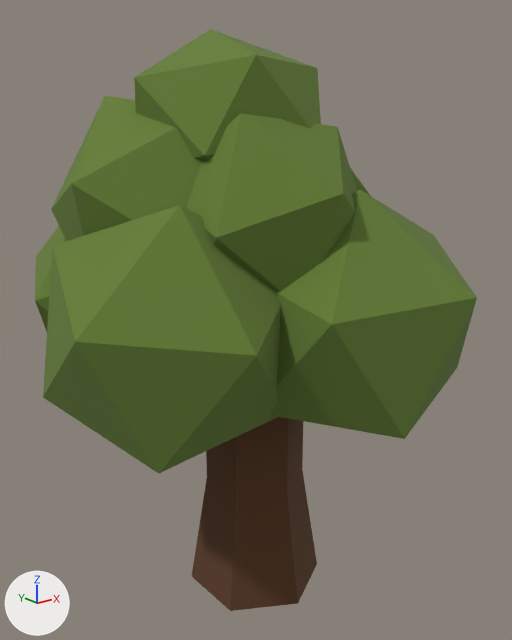
Two versions of the FBX model public/CityEnvironment/Tree.fbx, one commit apart.
The view is the same before and after, from a 50 mm lens placed at (-3.29, -4.12, 3.93), pointed at (0.03, 0.03, 2.27). The axes (+X, +Y, +Z) are drawn at lower left. The lights are the same throughout. Where no turn or scale is listed for an object, it has been applied to the vertices.

Names of what the first picture shows: 'Tree'.
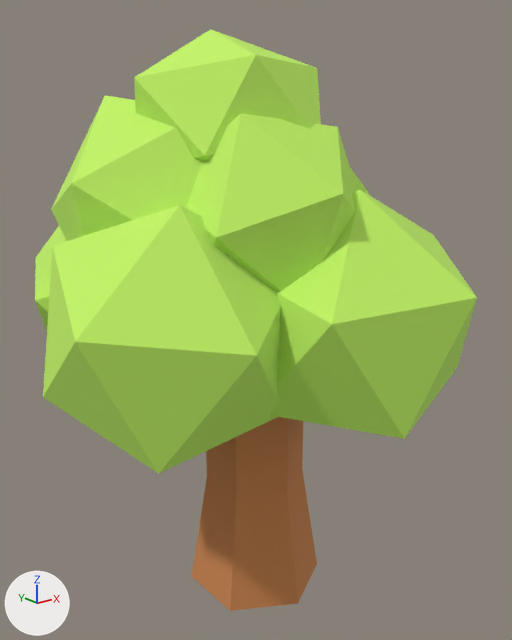
Diff of the bpy script that builds the scene:
```diff
--- a/public/CityEnvironment/Tree.fbx.py
+++ b/public/CityEnvironment/Tree.fbx.py
@@ mat_kora_001 @@
+mat_kora_001 = principled_material('Kora.001')
+mat_kora_001.base_color = (0.589, 0.232, 0.0783)  # orange #ca844f
+mat_kora_001.roughness = 1.0
@@ mat_drzewo_001 @@
+mat_drzewo_001 = principled_material('Drzewo.001')
+mat_drzewo_001.base_color = (0.552, 0.916, 0.135)  # green #c4f567
+mat_drzewo_001.roughness = 1.0
@@ me_plane_034 @@
 me_plane_034.from_pydata(...)  # 120 vertices, 180 faces; spans x -1.72..1.5, y -1.59..1.82, z 0.0..4.4
 # used by ob_tree; location = (0.0, 0.0, 0.0)
+# me_plane_034 part 1: all 161 faces that had it switch from mat_drzewo (green #657e35) to mat_drzewo_001 (green #c4f567)
+# me_plane_034 part 2: all 19 faces that had it switch from mat_kora (brown #5c3c24) to mat_kora_001 (orange #ca844f)
```

Changed parts and their boxes (x1, y1, x2, y2) in the pictures (512 x 640 px):
part 1 of me_plane_034, recoloured
    both: (35, 29, 477, 474)
part 2 of me_plane_034, recoloured
    both: (192, 417, 317, 611)
